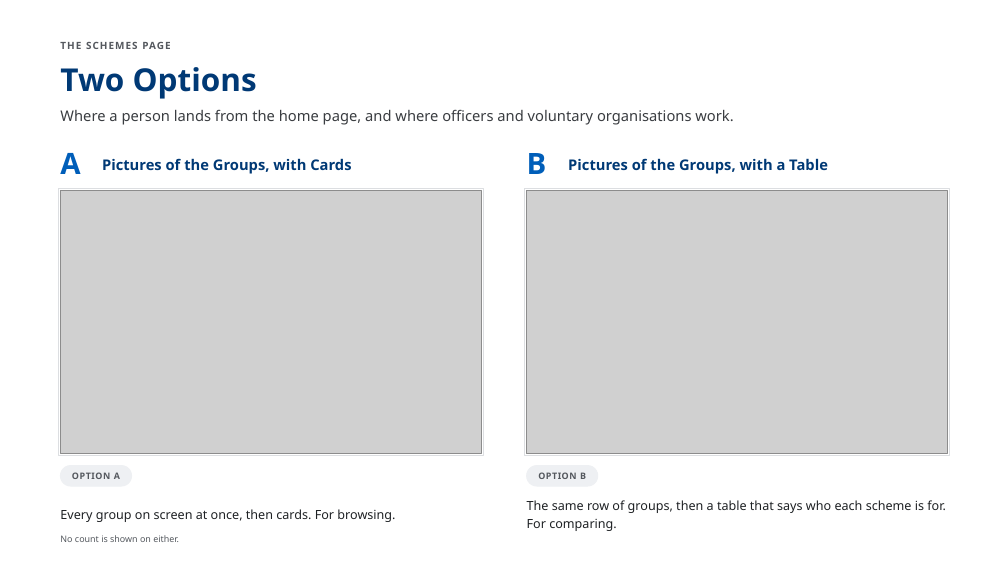
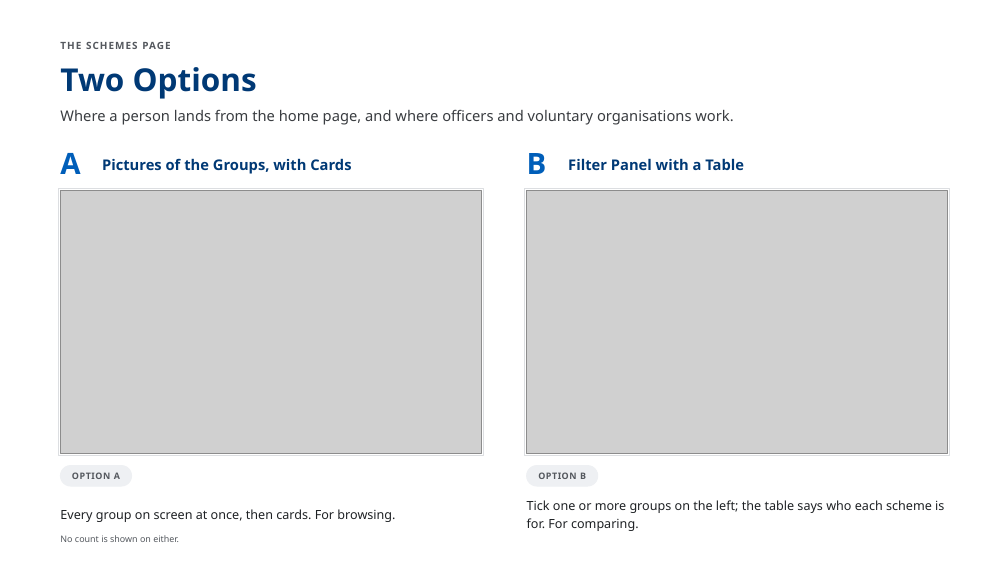
Before and after one commit to AkashShivanand/mosje, a slide deck: slide 7 of docs/plans/MoSJE-Service-Discovery-Options.pptx. Drawn at 1008x567 pixels with LibreOffice and Linux fonts; fonts in the diff are those of the drawing; grey boxes stand for pictures. Boxes give left, top, right and bottom in pixels: in the first picture for what was removed or moved away, otherwise in the second. Text is boxed around its words. In the diff, an @@ line names an element or a change of style, - is before the commit and + after.

Commit message:
feat(service-discovery): Schemes Option B is the filter panel again; the last three persona figures land
- Option B returns to the reference's second frame: the Target Group panel
  on the left, more than one group tickable, the table on the right, with
  the same Offerings/Schemes & Services header as Option A. Only Option A
  carries the picture rail.
- Persons Engaged in Begging, Persons Affected by Substance Use and Victims
  of Atrocities now have their figures from the design file; Victims of
  Atrocities is no longer an icon.
- Recording, stills, deck copy, PPTX and PDF regenerated.

```diff
--- a/docs/plans/MoSJE-Service-Discovery-Options.pptx
+++ b/docs/plans/MoSJE-Service-Discovery-Options.pptx
@@ text at [568, 158, 744, 170]: text changed @@
-Pictures of the Groups, with a Table
+Filter Panel with a Table
@@ text at [527, 500, 944, 531]: text changed @@
-The same row of groups, then a table that says who each scheme is for. For comparing.
+Tick one or more groups on the left; the table says who each scheme is for. For comparing.
```
Also in this commit, not shown: 2 other slides changed, 20 other files.
